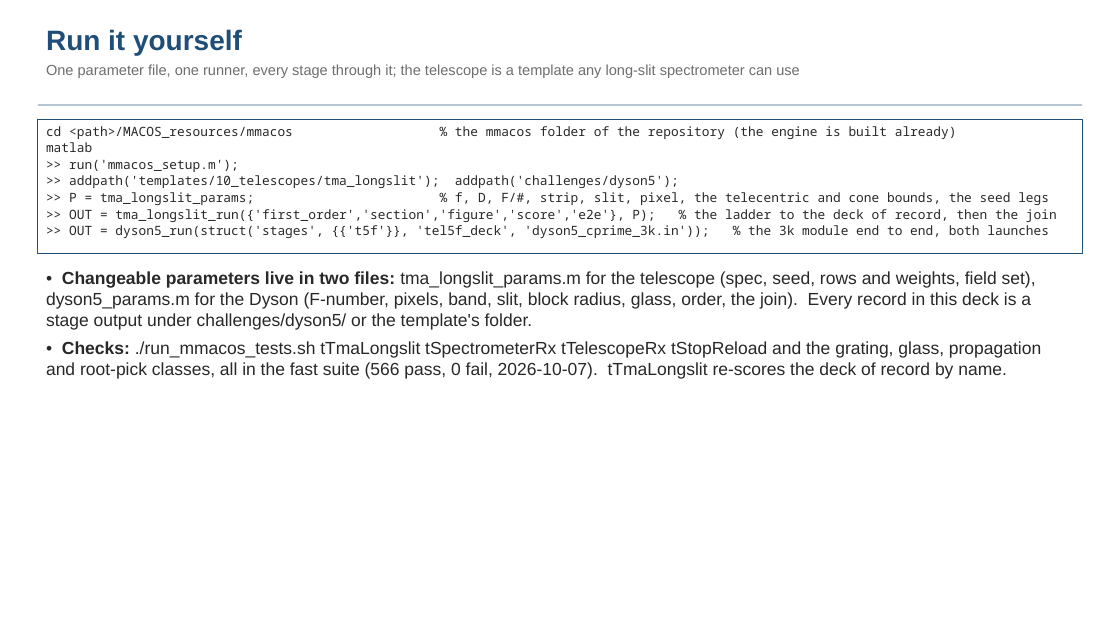
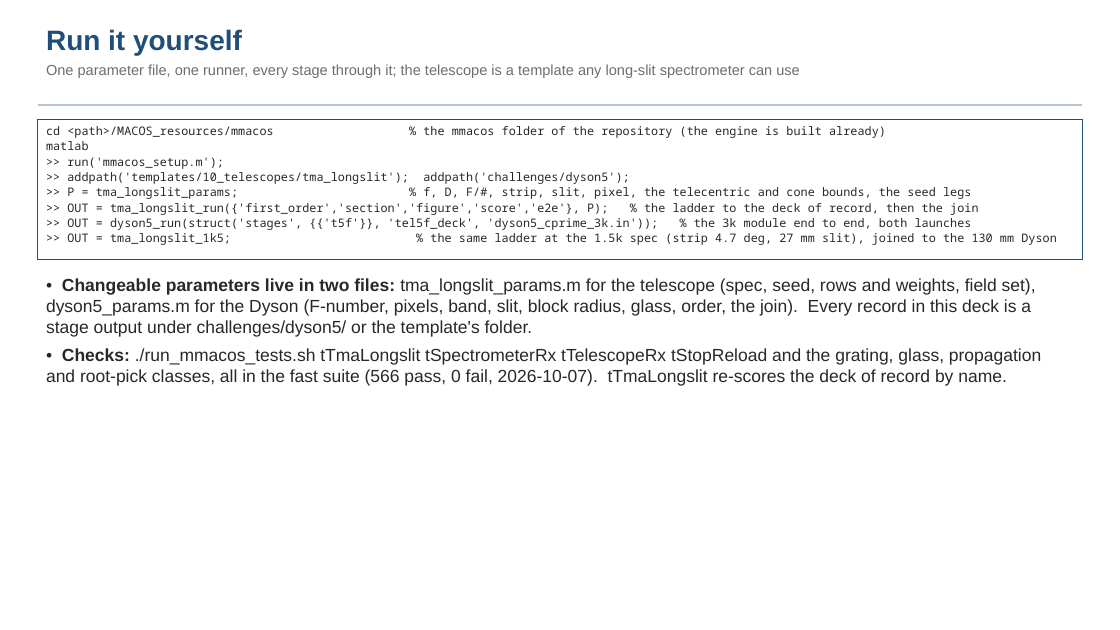
Before and after one commit to nasa-jpl/macos, a slide deck: slide 21 of demo_session/deck_dyson_3k.pptx (slide 19 before the commit). Drawn at 1120x630 pixels with LibreOffice and Linux fonts; fonts in the diff are those of the drawing. Boxes give left, top, right and bottom in pixels: in the first picture for what was removed or moved away, otherwise in the second. Text is boxed around its words. In the diff, an @@ line names an element or a change of style, - is before the commit and + after.

```diff
--- a/demo_session/deck_dyson_3k.pptx
+++ b/demo_session/deck_dyson_3k.pptx
@@ rectangle "cd <path>/MACOS_resources/mmacos % the mmacos ..." resized from (x1=38, y1=119, x2=1082, y2=253) to (x1=38, y1=119, x2=1082, y2=260) @@
@@ text in rectangle at (x1=46, y1=126, x2=978, y2=230): size 11 to 10.2 pt in "cd <path>/MACOS_resources/mmacos % the mmacos folder of ...", "matlab", ">> run('mmacos_setup.m');", ">> addpath('templates/10_telescopes/tma_longslit'); addpath( ..." and 3 more places @@
@@ text in rectangle at (x1=67, y1=233, x2=1057, y2=245): paragraph added @@
+>> OUT = tma_longslit_1k5; % the same ladder at the 1.5k spec (strip 4.7 deg, 27 mm slit), joined to the 130 mm Dyson
@@ text "• Changeable parameters live in ..." moved from (x1=46, y1=271, x2=1041, y2=379) to (x1=46, y1=278, x2=1041, y2=386) @@
```
Also in this commit, not shown: 12 other slides changed, 2 slides added, 2 other files.
